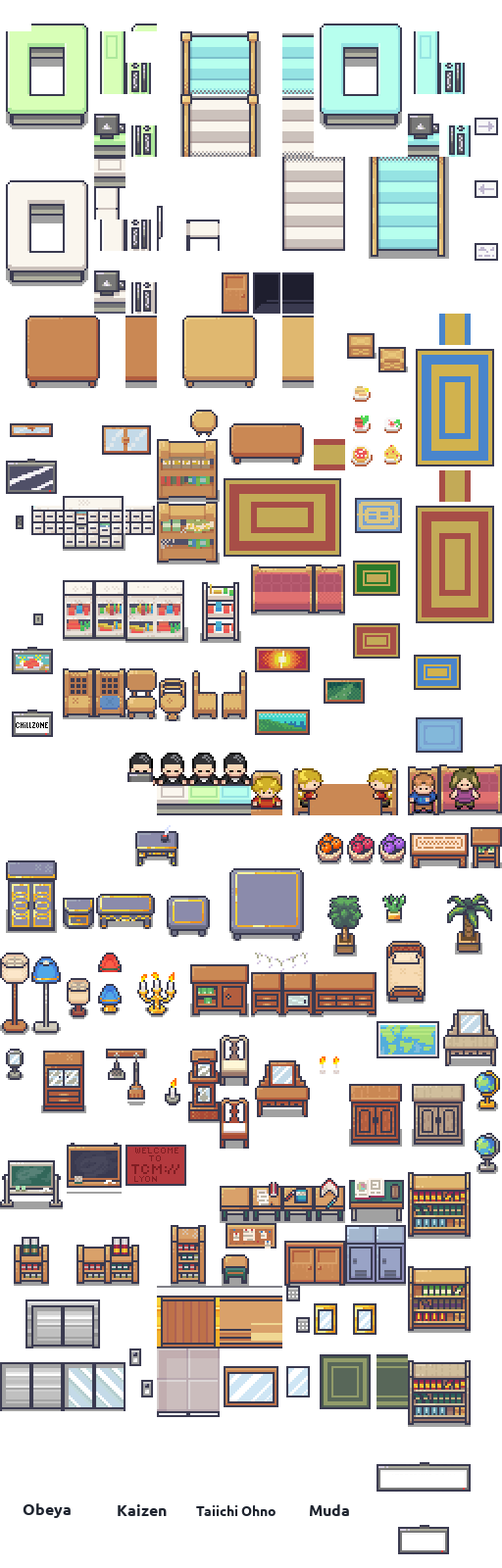
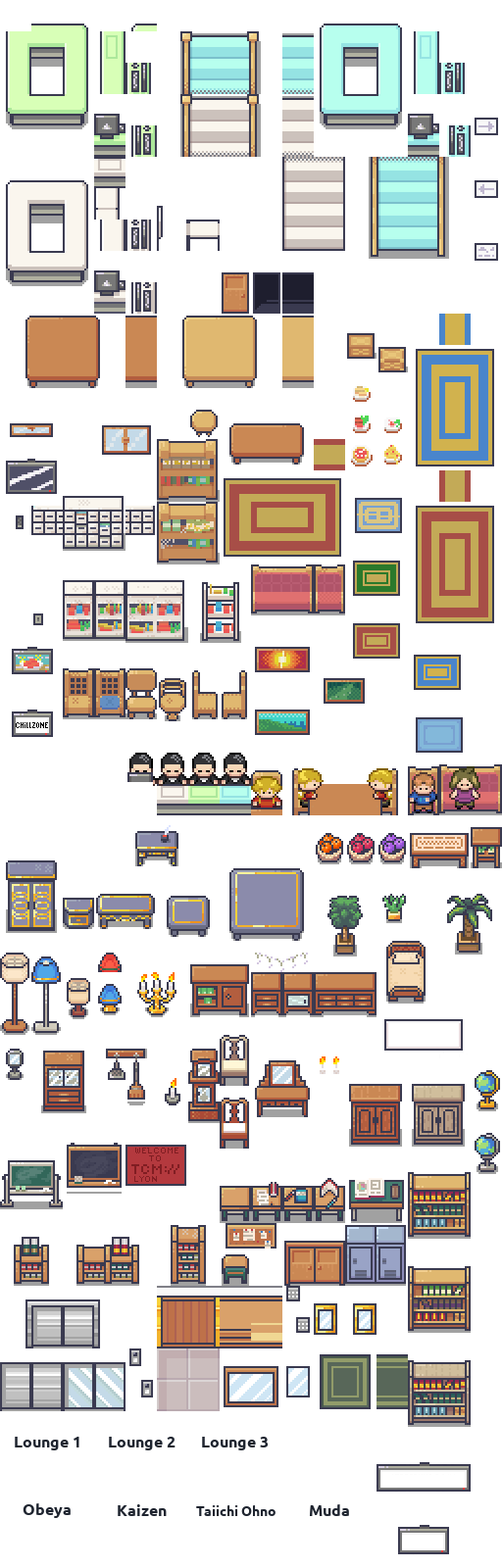
Layer changes from the first 502×1568 image to the second:
added layer "Lounge 1" above "Lounge 2" over [14, 1436, 80, 1451]
added layer "Lounge 2" above "Lounge 3" over [108, 1436, 176, 1451]
added layer "Lounge 3" above "Obeya" over [201, 1436, 269, 1451]
painted on "modernset_interior.png" over [156, 1009, 499, 1418]
